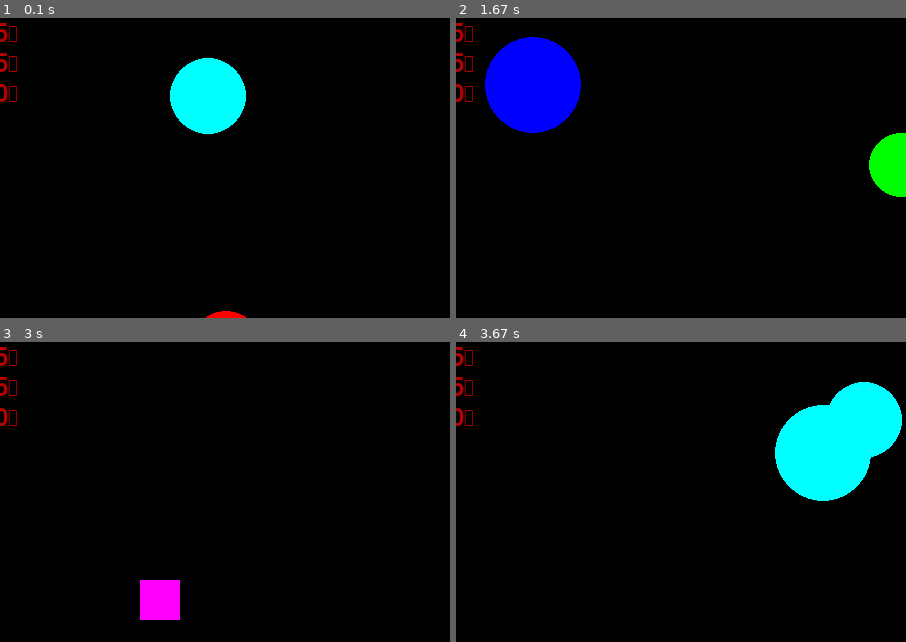
Above: before the commit, frames 1-4 (two rows, left to right).
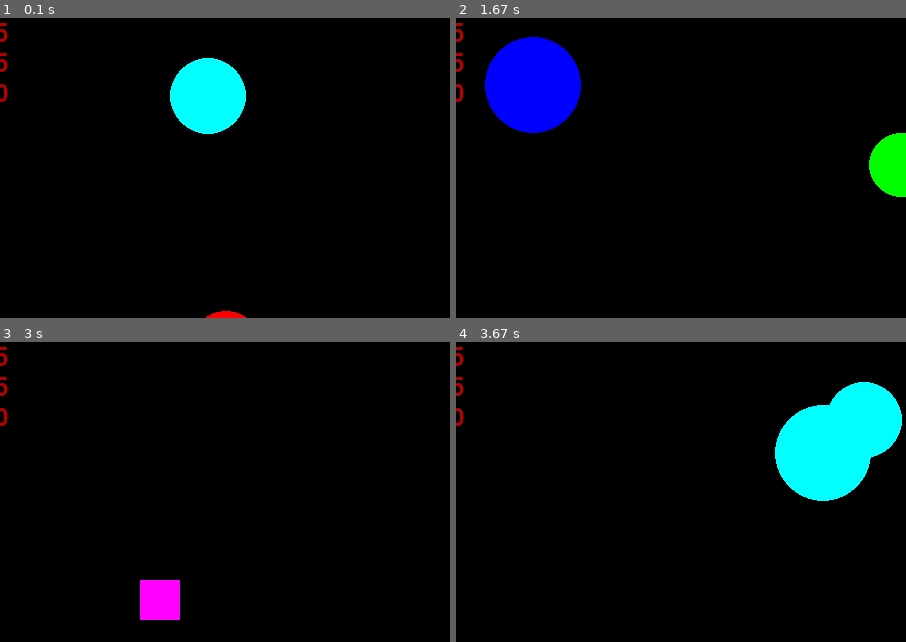
Above: after the commit, the same moments.

Repository: python-practice-b02-006/Kuzin
Game: pygame game, started from Lab_3/game1.py
The game is run twice, just before and just after one commit, with the same random seed, the same clock (stepped at 60 frames per second) and the same inputs.
Inputs (mouse positions are % of the whole screen's width and height, from its top left):
- Up to frame 1 (0.1 s): no input
- Up to frame 2 (1.67 s): click (82, 47) at 0.38 s; click (39, 18) at 0.72 s; click (65, 35) at 1.05 s; click (59, 67) at 1.38 s
- Up to frame 3 (3 s): click (89, 90) at 1.72 s; click (69, 87) at 2.05 s; click (33, 46) at 2.38 s; click (36, 29) at 2.72 s
- Up to frame 4 (3.67 s): click (17, 41) at 3.55 s
The pictures show only the part of the screen within x 3-53%, y 6-56%; the shares and areas given below are measured in that part.

The runs differ from the first frame. In frame 1, 0.1% of the frame differs, in the area x 1-4%, y 2-28%; in frame 2, 0.1%; in frame 3, 0.1%; in frame 4, 0.1%.

Commit message:
Fixed score board symbols

Diff:
--- a/Lab_3/game1.py
+++ b/Lab_3/game1.py
@@ -172,15 +172,15 @@
     screen.blit(text1, (10, 10))
 
     f1 = pygame.font.Font(None, 36)
-    text1 = f1.render(Records[0], 1, (180, 0, 0))
+    text1 = f1.render(Records[0][:-1], 1, (180, 0, 0))
     screen.blit(text1, (10, 40))
 
     f1 = pygame.font.Font(None, 36)
-    text1 = f1.render(Records[1], 1, (180, 0, 0))
+    text1 = f1.render(Records[1][:-1], 1, (180, 0, 0))
     screen.blit(text1, (10, 70))
 
     f1 = pygame.font.Font(None, 36)
-    text1 = f1.render(Records[2], 1, (180, 0, 0))
+    text1 = f1.render(Records[2][:-1], 1, (180, 0, 0))
     screen.blit(text1, (10, 100))
 
     while j < number_of_balls:
@@ -197,6 +197,7 @@
     pygame.display.update()
     screen.fill(BLACK)
 
+#Show best scores
 Records.append(Score)
 
 for i in range(len(Records)):
@@ -206,6 +207,7 @@
 for i in range(len(Records)):
     Records[i] = str(Records[i])
 
+#Rewriting records to file
 f.seek(0)
 
 for  el in Records:
